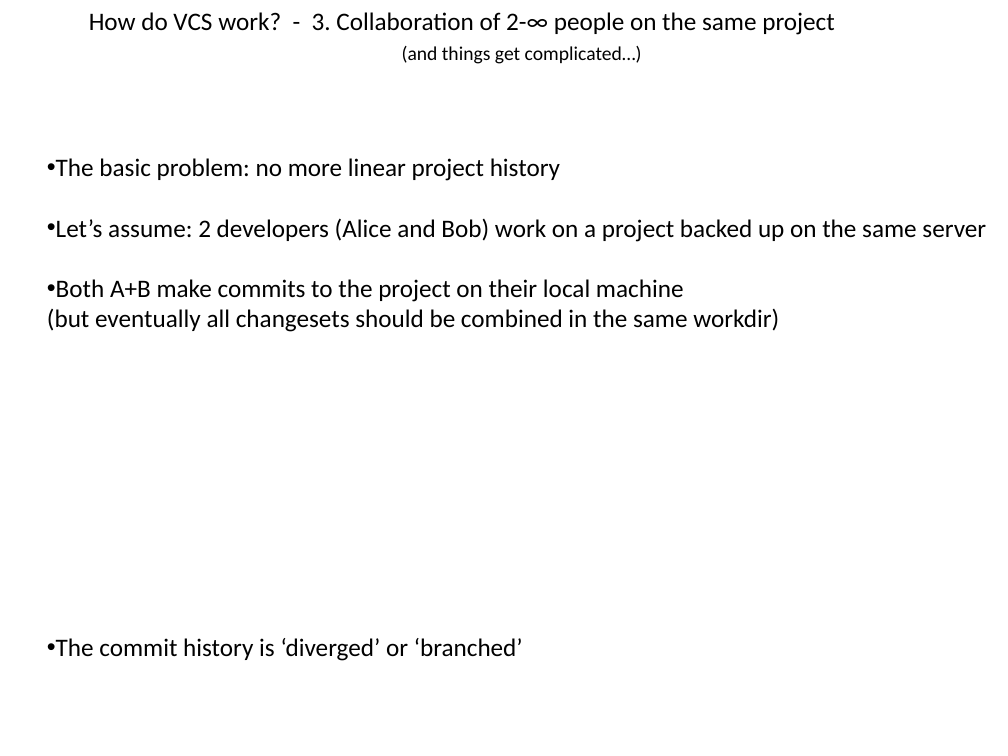
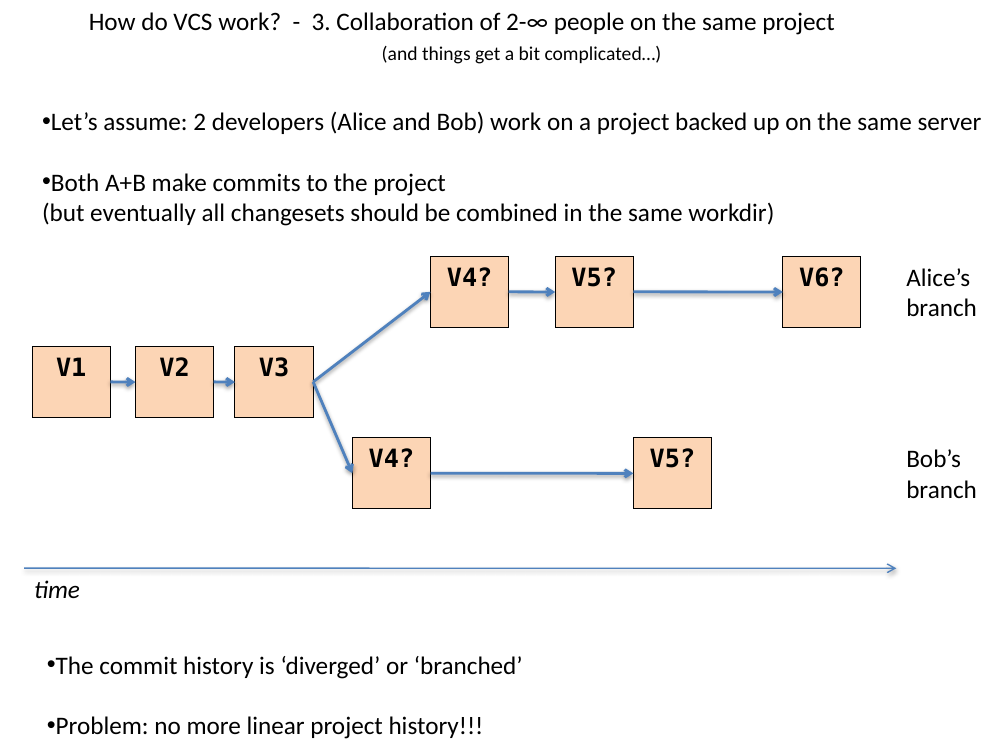
Before and after one commit to flosopher/gittalk, a slide deck: slide 8 of git_python_kurs.pptx (slide 7 before the commit). Drawn at 1008x756 pixels with LibreOffice and Linux fonts; fonts in the diff are those of the drawing. Boxes give left, top, right and bottom in pixels: in the first picture for what was removed or moved away, otherwise in the second. Text is boxed around its words. In the diff, an @@ line names an element or a change of style, - is before the commit and + after.

```diff
--- a/git_python_kurs.pptx
+++ b/git_python_kurs.pptx
@@ text at [382, 46, 662, 64]: text changed @@
-(and things get complicated…)
+(and things get a bit complicated…)
@@ text "Let’s assume: 2 developers (Alice ...": place and size @@
-text "Let’s assume: 2 developers (Alice ..." at [47, 158, 986, 332]
+text "Let’s assume: 2 developers (Alice ..." at [42, 112, 982, 226]
@@ text at [51, 173, 445, 196]: text changed @@
-• Both A+B make commits to the project on their local machine
+• Both A+B make commits to the project
@@ text at [56, 158, 560, 181]: paragraph removed @@
-• The basic problem: no more linear project history
@@ rectangle added at [430, 256, 509, 328], fill #FCD5B5, outline #000000 0.75 pt, 18 pt, text #000000, bold @@
+V4?
@@ rectangle added at [555, 256, 634, 328], fill #FCD5B5, outline #000000 0.75 pt, 18 pt, text #000000, bold @@
+V5?
@@ rectangle added at [783, 256, 862, 328], fill #FCD5B5, outline #000000 0.75 pt, 18 pt, text #000000, bold @@
+V6?
@@ text added at [906, 268, 977, 316], 18 pt, text #000000 @@
+Alice’s
+branch
@@ arrow added from (313, 382) to (430, 292), #4F81BD 2 pt @@
@@ arrow added from (509, 292) to (555, 292), #4F81BD 2 pt @@
@@ arrow added from (633, 292) to (783, 292), #4F81BD 2 pt @@
@@ rectangle added at [32, 347, 111, 418], fill #FCD5B5, outline #000000 0.75 pt, 18 pt, text #000000, bold @@
+V1
@@ rectangle added at [135, 347, 214, 418], fill #FCD5B5, outline #000000 0.75 pt, 18 pt, text #000000, bold @@
+V2
@@ rectangle added at [235, 347, 313, 418], fill #FCD5B5, outline #000000 0.75 pt, 18 pt, text #000000, bold @@
+V3
@@ arrow added from (110, 382) to (135, 382), #4F81BD 2 pt @@
@@ arrow added from (214, 382) to (235, 382), #4F81BD 2 pt @@
@@ arrow added from (313, 382) to (353, 473), #4F81BD 2 pt @@
@@ rectangle added at [353, 437, 431, 509], fill #FCD5B5, outline #000000 0.75 pt, 18 pt, text #000000, bold @@
+V4?
@@ rectangle added at [633, 437, 712, 509], fill #FCD5B5, outline #000000 0.75 pt, 18 pt, text #000000, bold @@
+V5?
@@ text added at [906, 449, 977, 498], 18 pt, text #000000 @@
+Bob’s
+branch
@@ arrow added from (430, 473) to (633, 474), #4F81BD 2 pt @@
@@ arrow added from (24, 569) to (896, 569), #4F81BD 1 pt @@
@@ text added at [34, 580, 80, 598], 18 pt, text #000000, italic @@
+time
@@ text "The commit history is ‘diverged’ ...": place and size @@
-text "The commit history is ‘diverged’ ..." at [56, 638, 523, 661]
+text "The commit history is ‘diverged’ ..." at [56, 656, 523, 739]
@@ text at [56, 716, 484, 739]: paragraph added @@
+• Problem: no more linear project history!!!
```
Also in this commit, not shown: 7 other slides changed, 7 slides added, 3 slides removed.
